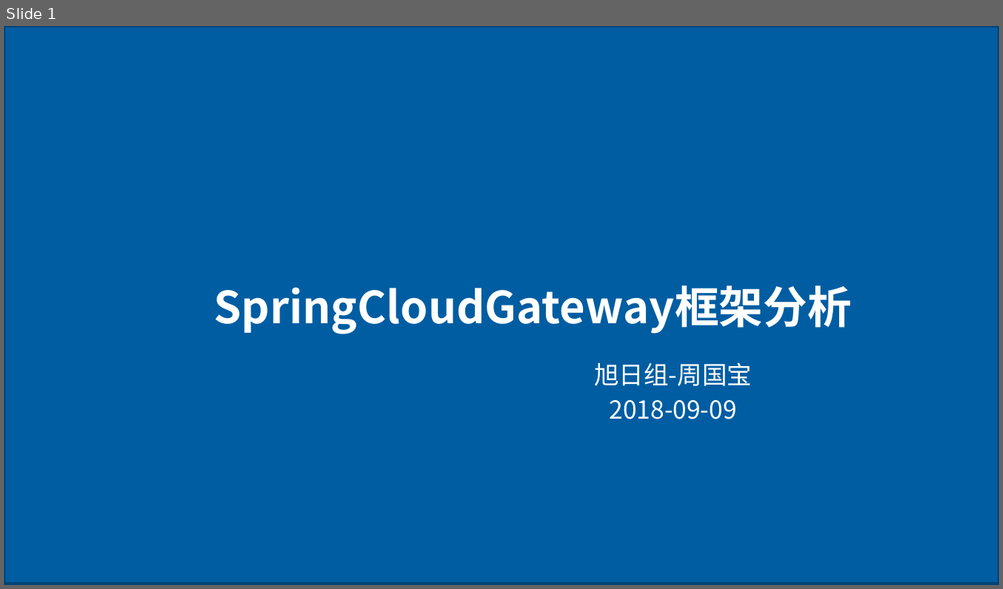
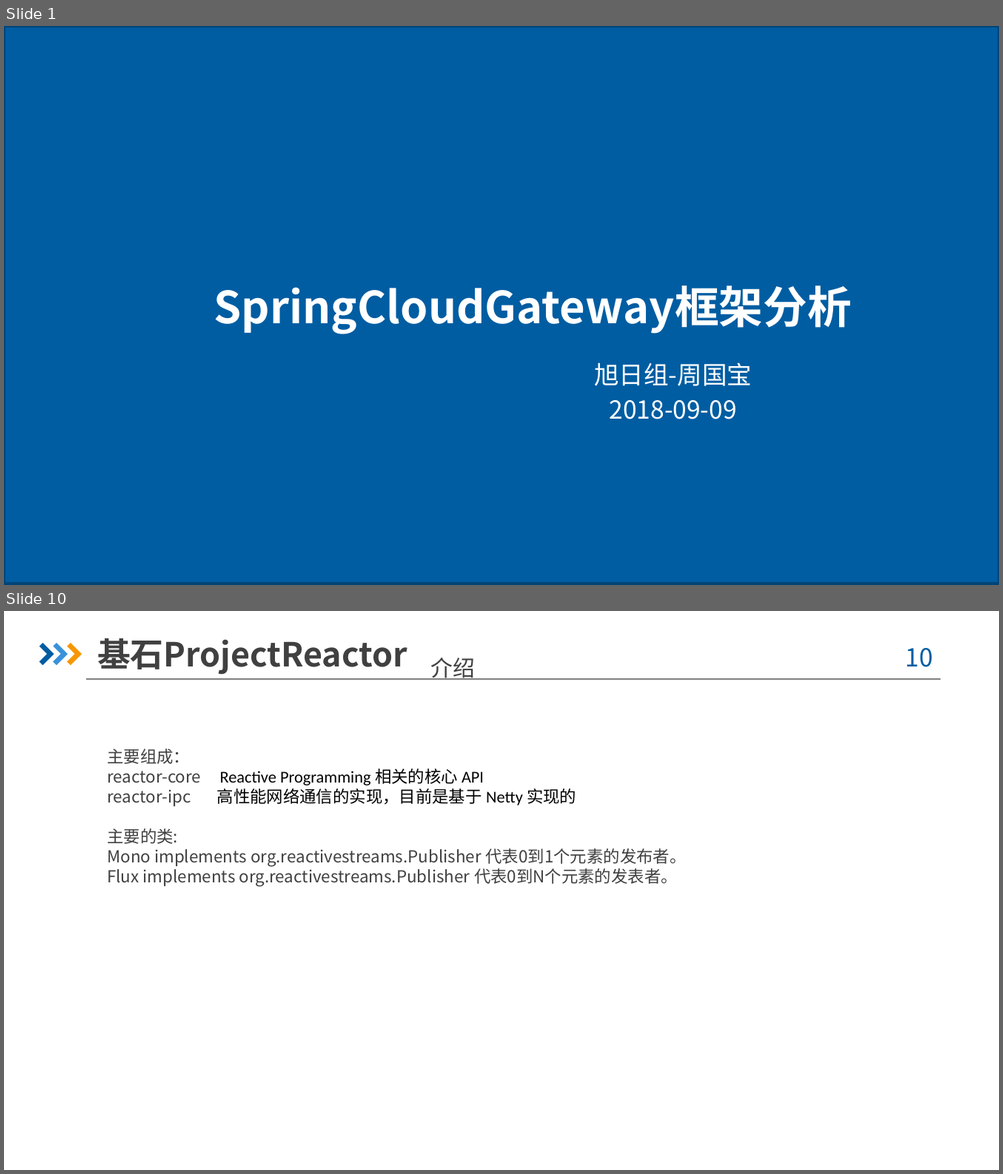
Before and after one commit to yizhou136/springcloudgateway, a slide deck: src/main/doc/SpringCloudGateway框架分析-周国宝.pptx. Shown one above the other, each under a label of ours: slide 1 before the commit, slides 1 and 10 after it; the slides between them are not shown. The pictures are 1003x589 and 1003x1174 pixels, drawn with LibreOffice and Linux fonts; fonts in the diff are those of the drawing; background and template pictures are left out; a plain dark background stands for a picture behind light text. Boxes give left, top, right and bottom in pixels: in the first picture for what was removed or moved away, otherwise in the second. Text is boxed around its words. In the diff, an @@ line names an element or a change of style, - is before the commit and + after.

```diff
--- a/src/main/doc/SpringCloudGateway框架分析-周国宝.pptx
+++ b/src/main/doc/SpringCloudGateway框架分析-周国宝.pptx
@@ slide 10 added at box(4, 611, 999, 1170), background picture (left out) @@
@@ freeform shape added at box(39, 643, 54, 666), fill #005DA2 @@
@@ freeform shape added at box(53, 643, 68, 666), fill #3992DB @@
@@ freeform shape added at box(67, 643, 82, 666), fill #F79600 @@
@@ text added at box(97, 638, 407, 675), 24 pt, text #404040, bold @@
+基石ProjectReactor
@@ page number added at box(905, 648, 933, 667), 18 pt, text #005DA2 @@
+10
@@ text added at box(431, 658, 475, 680), 16 pt, text #404040 @@
+介绍
@@ line added from (87, 678) to (940, 678), #808080 0.75 pt @@
@@ text added at box(107, 749, 686, 886), 12 pt, text #404040 @@
+主要组成：
+reactor-core Reactive Programming 相关的核心 API
+reactor-ipc 高性能网络通信的实现，目前是基于 Netty 实现的
+主要的类:
+Mono implements org.reactivestreams.Publisher 代表0到1个元素的发布者。
+Flux implements org.reactivestreams.Publisher 代表0到N个元素的发表者。
```
Also in this commit, not shown: 20 slides changed, 10 other slides added, 6 slides removed, 6 other files.
